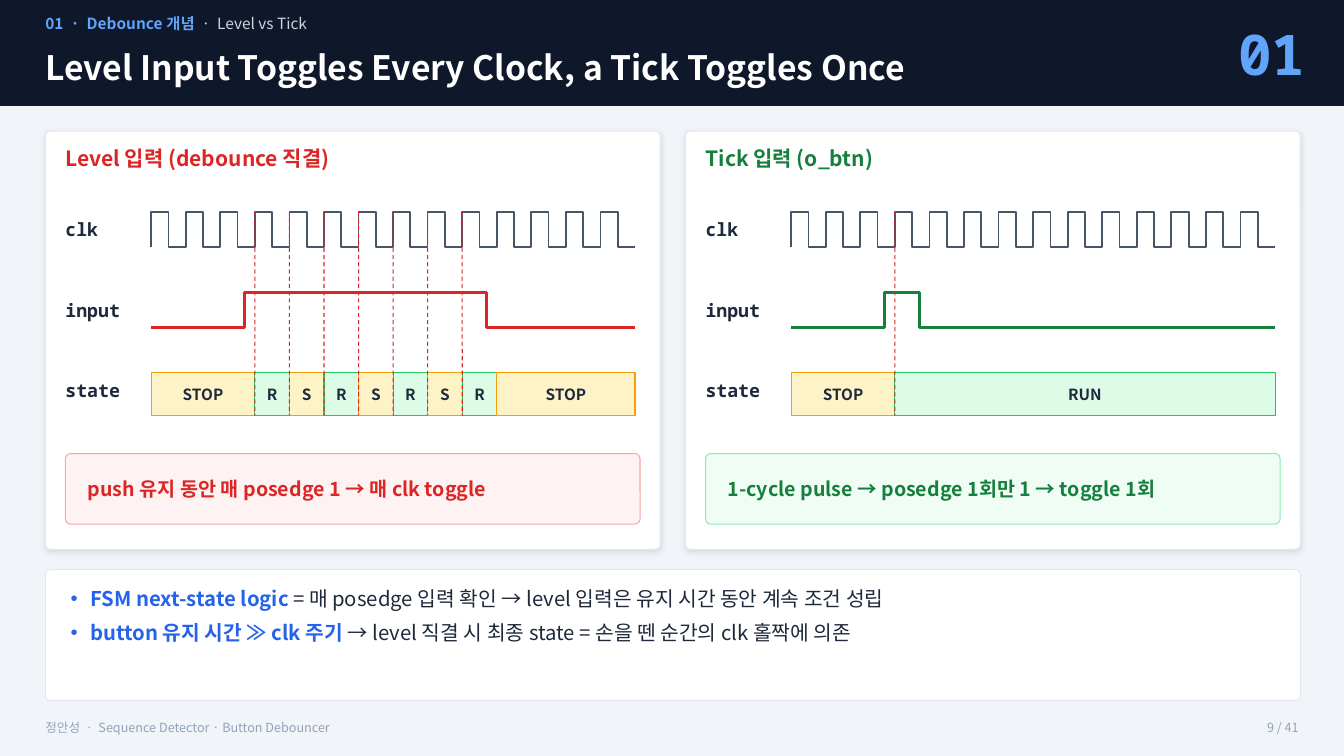
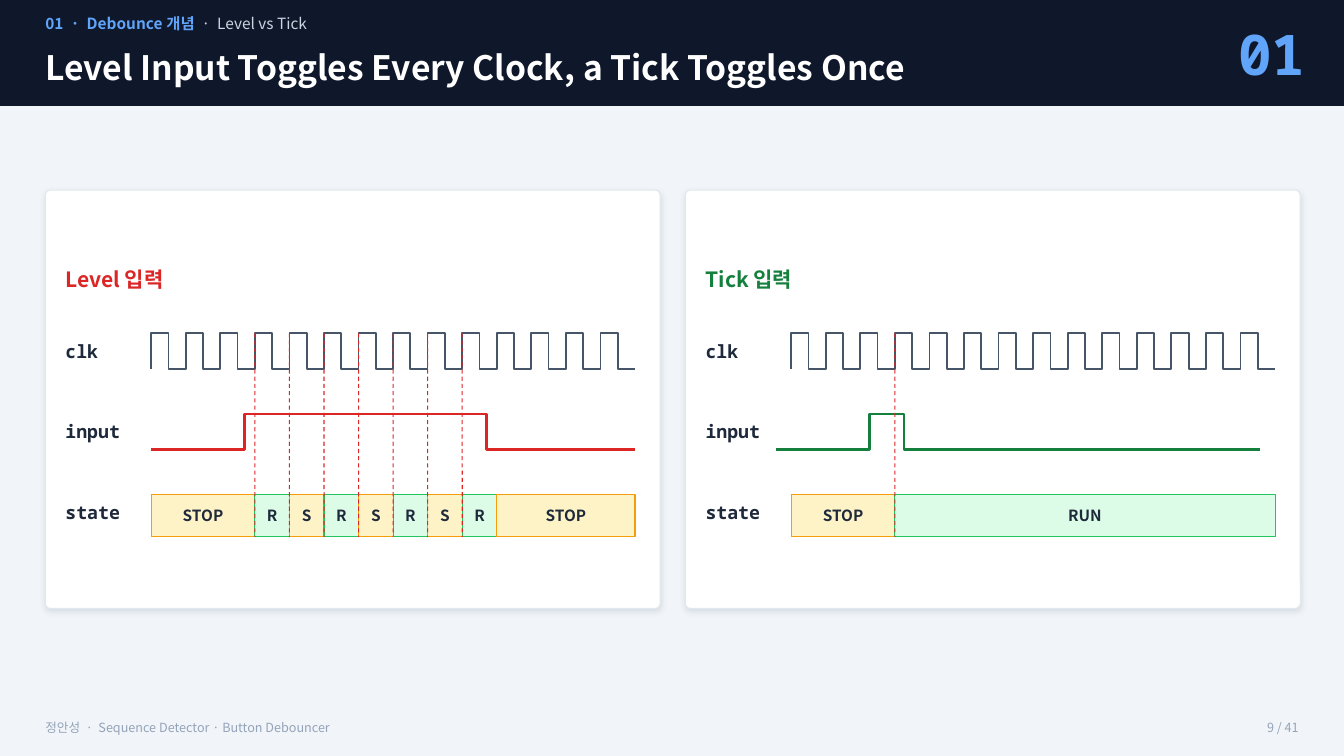
Before and after one commit to kimsacademy1234-max/System_Verilog, a slide deck: slide 9 of homework/1012_debouncer_project/Debouncer_FSM_정안성.pptx. Drawn at 1344x756 pixels with LibreOffice and Linux fonts; fonts in the diff are those of the drawing. Boxes give left, top, right and bottom in pixels: in the first picture for what was removed or moved away, otherwise in the second. Text is boxed around its words. In the diff, an @@ line names an element or a change of style, - is before the commit and + after.

```diff
--- a/homework/1012_debouncer_project/Debouncer_FSM_정안성.pptx
+++ b/homework/1012_debouncer_project/Debouncer_FSM_정안성.pptx
@@ rounded rectangle: place and size @@
-rounded rectangle at [45, 131, 660, 549]
+rounded rectangle at [45, 191, 660, 609]
@@ rounded rectangle: place and size @@
-rounded rectangle at [686, 131, 1301, 549]
+rounded rectangle at [686, 191, 1301, 609]
@@ text at [65, 269, 164, 289]: text changed @@
-Level 입력 (debounce 직결)
+Level 입력
@@ text at [706, 269, 793, 289]: text changed @@
-Tick 입력 (o_btn)
+Tick 입력
@@ 17 texts, 11 rectangles, 8 lines, 3 freeform shapes: place and size @@
-17 texts, 11 rectangles, 8 lines, 3 freeform shapes at [65, 212, 1275, 415]
+17 texts, 11 rectangles, 8 lines, 3 freeform shapes at [65, 334, 1275, 537]
@@ freeform shape: place and size @@
-freeform shape at [791, 292, 1275, 328]
+freeform shape at [776, 414, 1260, 450]
@@ rounded rectangle removed at [66, 454, 640, 524] @@
@@ text removed at [88, 479, 486, 501] @@
-push 유지 동안 매 posedge 1 → 매 clk toggle
@@ rounded rectangle removed at [706, 454, 1280, 524] @@
@@ text removed at [728, 479, 1156, 501] @@
-1-cycle pulse → posedge 1회만 1 → toggle 1회
@@ rounded rectangle removed at [45, 570, 1301, 701] @@
@@ text removed at [90, 589, 883, 642] @@
-• FSM next-state logic = 매 posedge 입력 확인 → level 입력은 유지 시간 동안 계속 조건 성립
-• button 유지 시간 ≫ clk 주기 → level 직결 시 최종 state = 손을 뗀 순간의 clk 홀짝에 의존
```
Also in this commit, not shown: 7 other slides changed, 7 slides removed, 5 other files.
